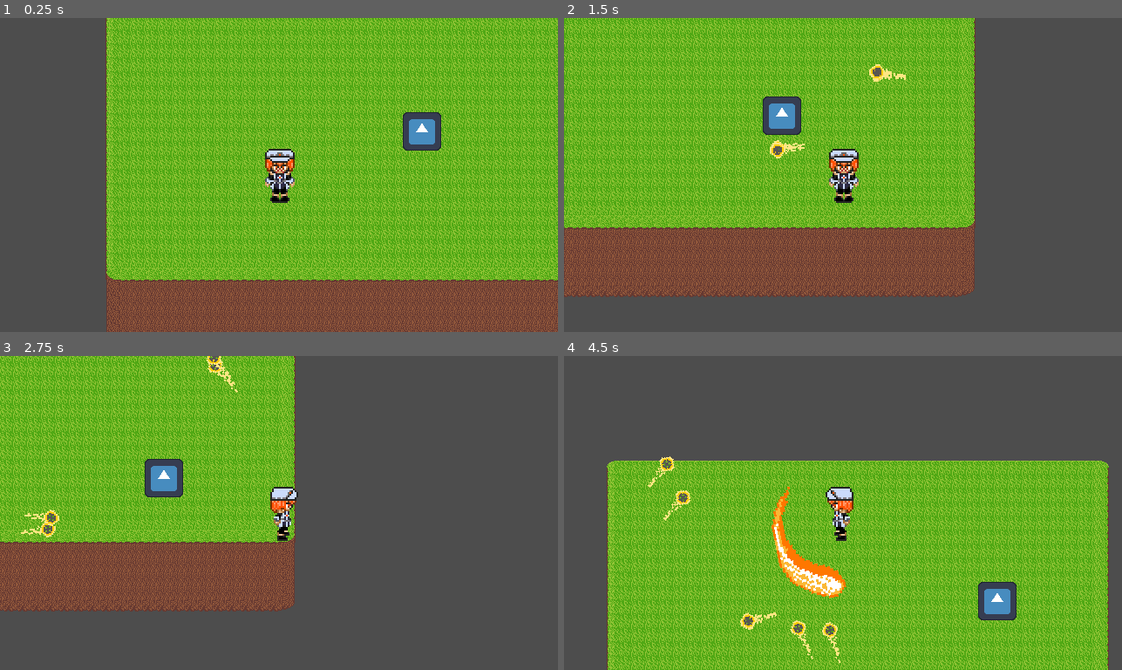
Above: before the commit, frames 1-4 (two rows, left to right).
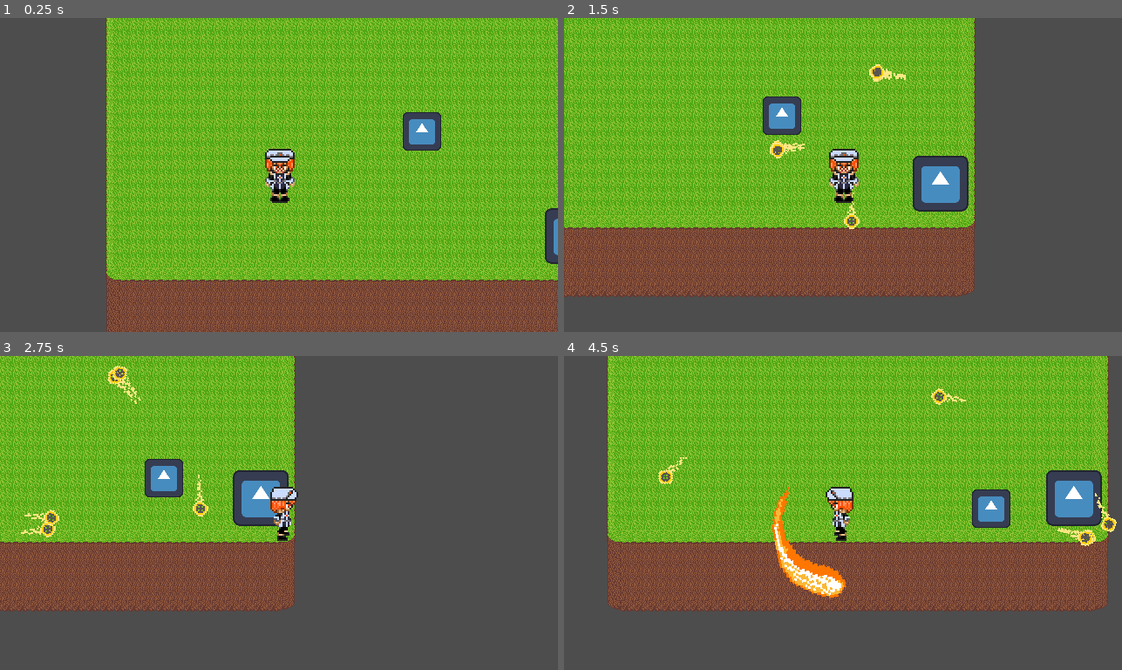
Above: after the commit, the same moments.

Repository: NiroJr/TheHerosFall
Game: Godot game, scene res://Scenes/main.tscn
Two runs of this game, one before a commit and one after it. Both use one fixed random seed, a clock stepped at 60 frames per second and the inputs below. The engine's default icon, where the game draws it, is replaced by a stand-in: a white triangle on a blue panel in a dark square.
Inputs (mouse positions are in pixels of both pictures, inside the frame that each line leads up to):
- Up to frame 1 (0.25 s): no input
- Up to frame 2 (1.5 s): move the mouse to (965, 159) at 0.52 s; hold D (Right) 0.53-1.28 s; click (965, 159) at 0.6 s; move the mouse to (731, 190) at 1.27 s; hold S (Down) from 1.28 s (still down); click (731, 190) at 1.35 s
- Up to frame 3 (2.75 s): move the mouse to (334, 443) at 2.02 s; release S (Down) at 2.03 s; hold D (Right) from 2.03 s (still down); tap X (sword_swing) at 2.1 s; click (334, 443) at 2.3 s
- Up to frame 4 (4.5 s): move the mouse to (815, 575) at 2.77 s; release D (Right) at 2.78 s; hold W (Up) 2.78-3.53 s; click (815, 575) at 2.85 s; move the mouse to (1010, 560) at 3.52 s; hold A (Left) from 3.53 s (still down); click (1010, 560) at 3.6 s; move the mouse to (675, 465) at 4.27 s; tap X (sword_swing) at 4.35 s

The runs differ from the first frame. In frame 1, 0.4% of the frame differs, in the area x 97-100%, y 60-79%; in frame 2, 1.9%; in frame 3, 1.9%; in frame 4, 77%, in the area x 7-100%, y 0-100%.

Commit message:
Turret enemy added

Diff:
--- a/Scenes/main.tscn
+++ b/Scenes/main.tscn
@@ -3,6 +3,7 @@
 [ext_resource type="PackedScene" uid="uid://couagsdjv4j23" path="res://Scenes/ground.tscn" id="1_bo1nx"]
 [ext_resource type="PackedScene" uid="uid://ixg8ghykh70r" path="res://Scenes/player.tscn" id="1_jjgbg"]
 [ext_resource type="PackedScene" uid="uid://bwmfdn52i4svu" path="res://Scenes/basic_enemy.tscn" id="3_8gbba"]
+[ext_resource type="PackedScene" uid="uid://bm4o0xwai1isc" path="res://Scenes/turret_enemy.tscn" id="4_jjvhh"]
 
 [node name="Main" type="Node2D" unique_id=1706061838]
 
@@ -15,3 +16,7 @@
 
 [node name="basicEnemy" parent="." unique_id=42976722 instance=ExtResource("3_8gbba")]
 position = Vector2(412, 153)
+
+[node name="TurretEnemy" parent="." unique_id=320407485 instance=ExtResource("4_jjvhh")]
+position = Vector2(567, 279)
+scale = Vector2(0.5, 0.5)
--- a/Scenes/player.tscn
+++ b/Scenes/player.tscn
@@ -212,7 +212,7 @@
 collision_mask = 4
 
 [node name="CollisionShape2D" type="CollisionShape2D" parent="SwordSwing/Combo3" unique_id=1835157658]
-position = Vector2(-15, 0)
+position = Vector2(-13, 0)
 shape = SubResource("CircleShape2D_fkwtr")
 
 [node name="SwordAnimation" type="AnimatedSprite2D" parent="SwordSwing/Combo3" unique_id=867388474]
--- /dev/null
+++ b/Scenes/turret_enemy.tscn
@@ -0,0 +1,48 @@
+[gd_scene format=3 uid="uid://bm4o0xwai1isc"]
+
+[ext_resource type="Script" uid="uid://csympr0y5insx" path="res://Scripts/turret_enemy.gd" id="1_et2mp"]
+[ext_resource type="Texture2D" uid="uid://dmh2ey3aw70mi" path="res://Assets/icon.svg" id="2_gaacj"]
+
+[sub_resource type="SpriteFrames" id="SpriteFrames_i5tie"]
+animations = [{
+"frames": [{
+"duration": 1.0,
+"texture": ExtResource("2_gaacj")
+}],
+"loop": 1,
+"name": &"default",
+"speed": 5.0
+}]
+
+[sub_resource type="RectangleShape2D" id="RectangleShape2D_i5tie"]
+size = Vector2(129, 127)
+
+[sub_resource type="CircleShape2D" id="CircleShape2D_vikc2"]
+radius = 118.6086
+
+[node name="TurretEnemy" type="CharacterBody2D" unique_id=320407485]
+collision_layer = 4
+collision_mask = 9
+script = ExtResource("1_et2mp")
+
+[node name="AnimatedSprite2D" type="AnimatedSprite2D" parent="." unique_id=282563391]
+sprite_frames = SubResource("SpriteFrames_i5tie")
+
+[node name="CollisionShape2D" type="CollisionShape2D" parent="." unique_id=599427503]
+position = Vector2(0.5, -1.5)
+shape = SubResource("RectangleShape2D_i5tie")
+
+[node name="PlayerDetection" type="Area2D" parent="." unique_id=462406931]
+collision_layer = 16
+
+[node name="CollisionShape2D" type="CollisionShape2D" parent="PlayerDetection" unique_id=668590451]
+scale = Vector2(3.5, 3.5)
+shape = SubResource("CircleShape2D_vikc2")
+
+[node name="RayCast2D" type="RayCast2D" parent="PlayerDetection" unique_id=1269816521]
+target_position = Vector2(415, 0)
+collision_mask = 3
+
+[node name="Fire" type="Timer" parent="." unique_id=2014376432]
+
+[connection signal="timeout" from="Fire" to="." method="_on_fire_timeout"]
--- /dev/null
+++ b/Scripts/turret_enemy.gd
@@ -0,0 +1,53 @@
+extends CharacterBody2D
+@onready var projectile = load("res://Scenes/projectile.tscn")
+@onready var main = get_tree().current_scene
+var player : CharacterBody2D = null
+var line_of_sight := false
+var can_shoot := true
+
+func _ready() -> void:
+	$PlayerDetection.body_entered.connect(detected)
+	$PlayerDetection.body_exited.connect(_outOfRange)
+	$PlayerDetection/RayCast2D.add_exception(self)
+
+func _physics_process(delta: float) -> void:
+	if(player):
+		check_sight_line()
+	else:
+		line_of_sight = false
+
+func detected(body: Node2D) -> void:
+	if(body.is_in_group("player")):
+		player = body
+
+func _outOfRange(body: Node2D) -> void:
+	if(body == player):
+		player = null
+		line_of_sight = false
+
+func check_sight_line() -> void:
+	$PlayerDetection/RayCast2D.target_position = $PlayerDetection/RayCast2D.to_local(Vector2(player.global_position[0], player.global_position[1]+22.5))
+	$PlayerDetection/RayCast2D.force_raycast_update()
+	if($PlayerDetection/RayCast2D.is_colliding() && $PlayerDetection/RayCast2D.get_collider() == player):
+		line_of_sight = true
+		if(can_shoot):
+			shoot()
+	else:
+		line_of_sight = false
+
+func shoot() -> void:
+	can_shoot = false
+	var instance = projectile.instantiate()
+	var angle = (player.global_position - global_position).angle()
+	instance.dir = angle
+	instance.spawnPos = global_position
+	instance.spawnRot = angle
+	instance.set_collision_mask_value(1, true)
+	instance.set_collision_mask_value(3, false)
+	main.add_child.call_deferred(instance)
+	$Fire.start()
+	return
+
+
+func _on_fire_timeout() -> void:
+	can_shoot = true
--- a/project.godot
+++ b/project.godot
@@ -67,6 +67,7 @@
 2d_physics/layer_2="Enviornment"
 2d_physics/layer_3="Enemies"
 2d_physics/layer_4="Weapons"
+2d_physics/layer_5="Enemy_detection"
 
 [physics]
 
Not shown: 1 places in Scenes/player.tscn that only renumber resources
Not shown, added: Scripts/turret_enemy.gd.uid
